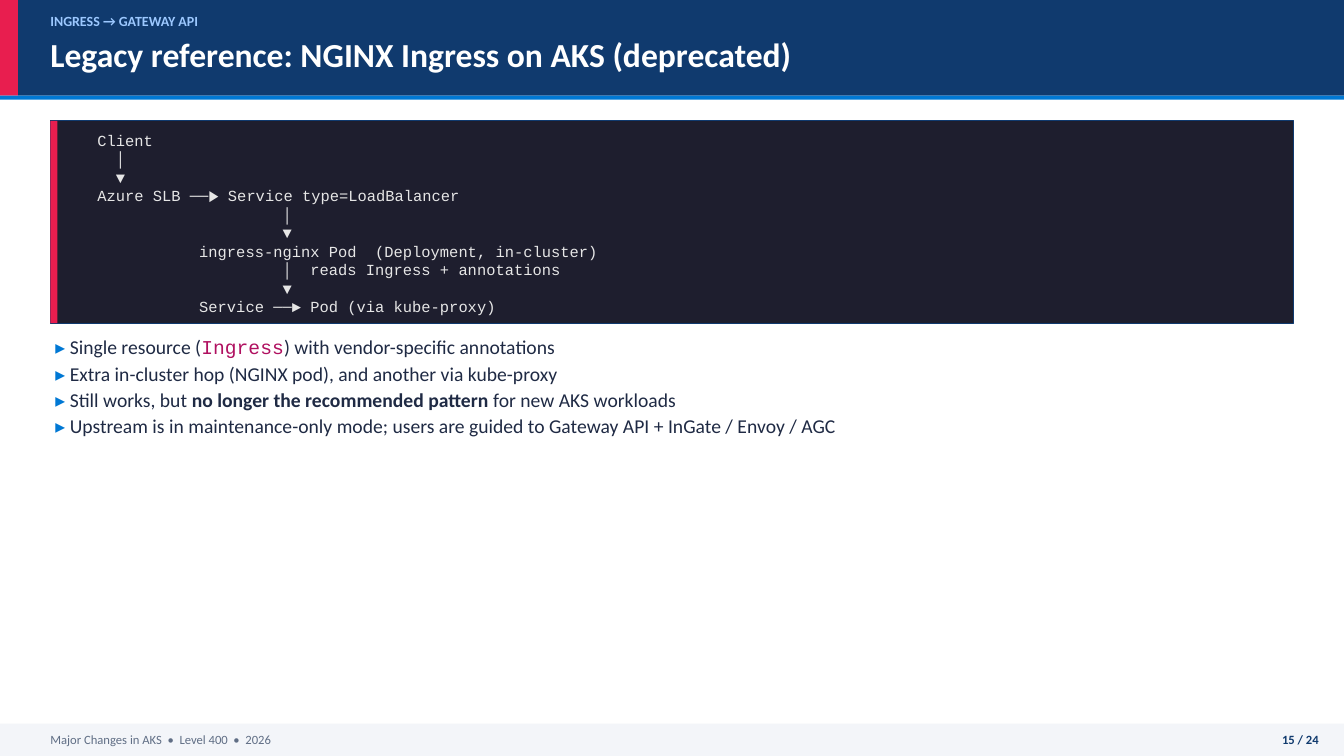
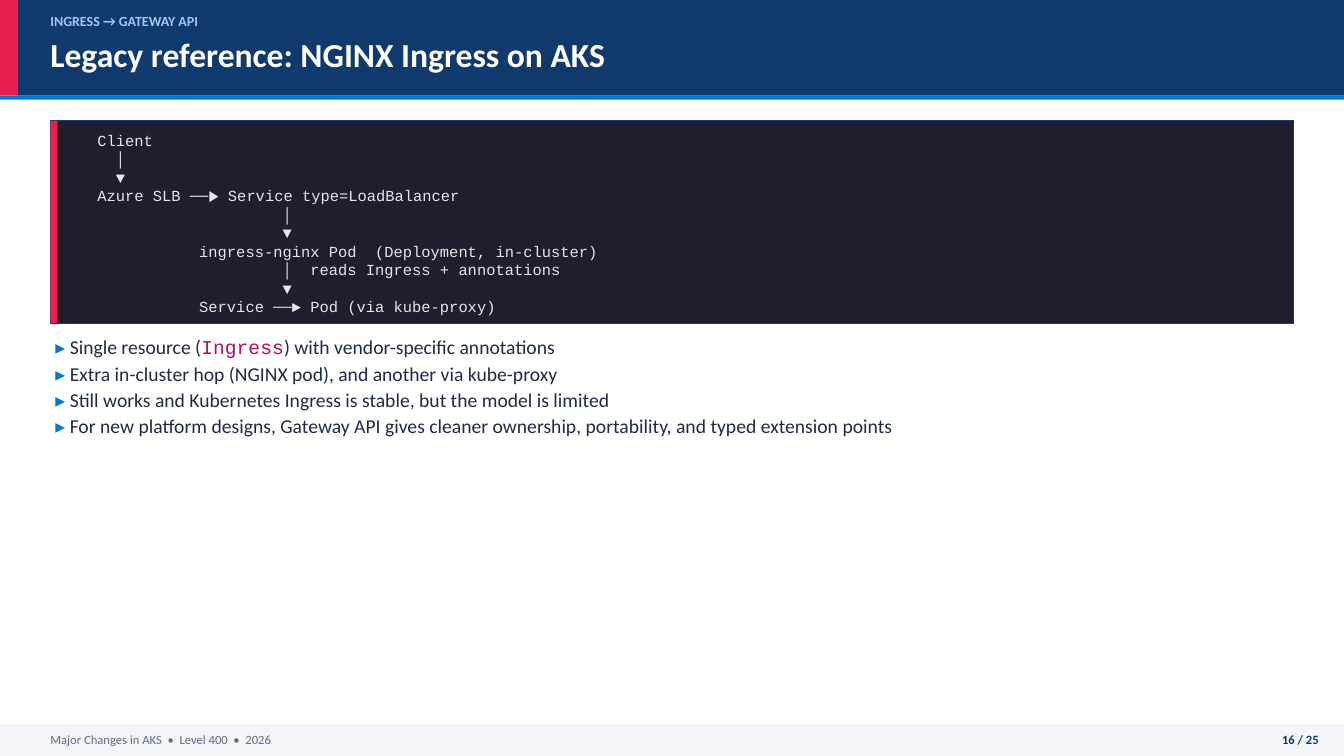
Before and after one commit to johankardell/aksingress2026, a slide deck: slide 16 of PRESENTATION.pptx (slide 15 before the commit). Drawn at 1344x756 pixels with LibreOffice and Linux fonts; fonts in the diff are those of the drawing. Boxes give left, top, right and bottom in pixels: in the first picture for what was removed or moved away, otherwise in the second. Text is boxed around its words. In the diff, an @@ line names an element or a change of style, - is before the commit and + after.

```diff
--- a/PRESENTATION.pptx
+++ b/PRESENTATION.pptx
@@ text at (50,43,605,73): text changed @@
-Legacy reference: NGINX Ingress on AKS (deprecated)
+Legacy reference: NGINX Ingress on AKS
@@ text at (70,393,892,437): text changed @@
-▸ Still works, but no longer the recommended pattern for new AKS workloads
-▸ Upstream is in maintenance-only mode; users are guided to Gateway API + InGate / Envoy / AGC
+▸ Still works and Kubernetes Ingress is stable, but the model is limited
+▸ For new platform designs, Gateway API gives cleaner ownership, portability, and typed extension points
@@ text at (1282,735,1319,744): text changed @@
-15 / 24
+16 / 25
```
Also in this commit, not shown: 22 other slides changed, 1 slide added, 7 other files.
